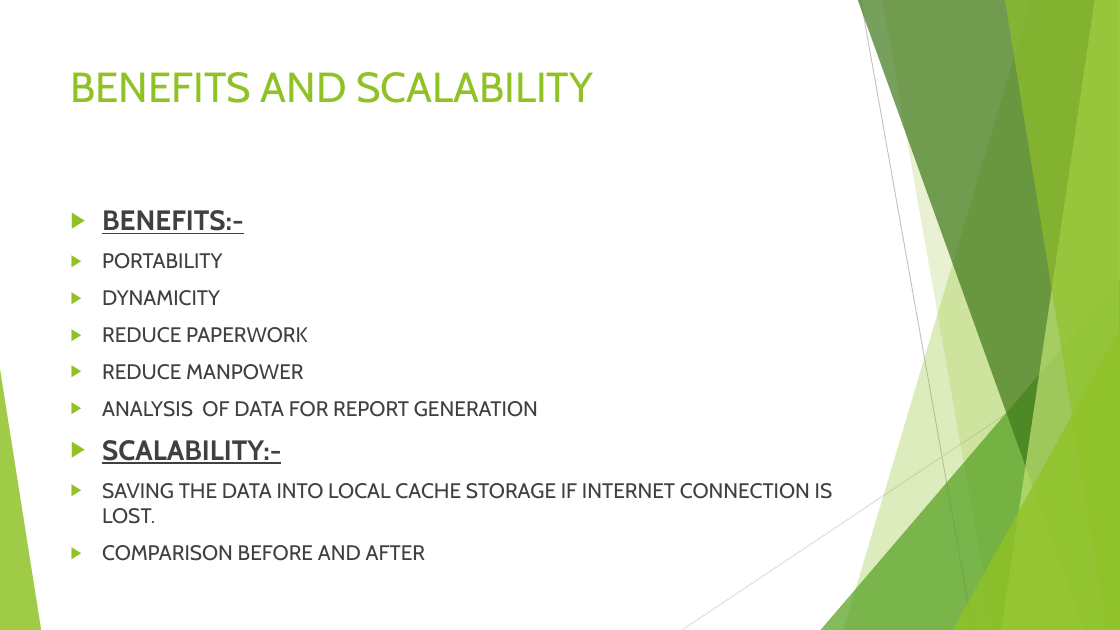
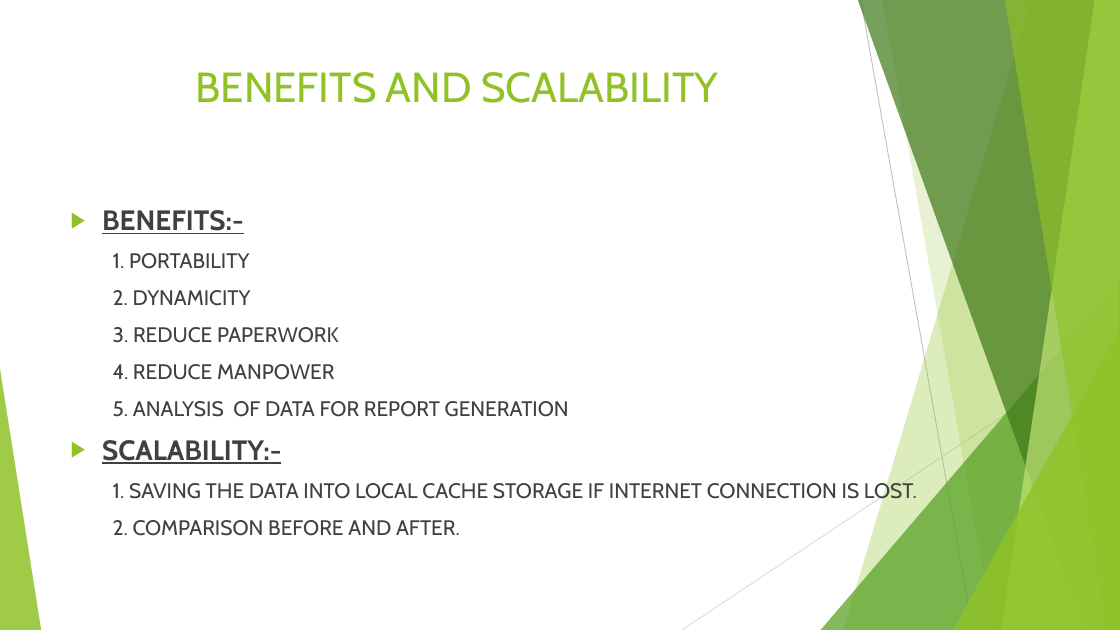
Before and after one commit to Bengaluru18/team-9, a slide deck: slide 4 of master.pptx. Drawn at 1120x630 pixels with LibreOffice and Linux fonts; fonts in the diff are those of the drawing. Boxes give left, top, right and bottom in pixels: in the first picture for what was removed or moved away, otherwise in the second. Text is boxed around its words. In the diff, an @@ line names an element or a change of style, - is before the commit and + after.

```diff
--- a/master.pptx
+++ b/master.pptx
@@ title "BENEFITS AND SCALABILITY" at [196, 72, 718, 103]: alignment left to centre @@
@@ text at [113, 253, 569, 417]: text changed @@
-▶ PORTABILITY
-▶ DYNAMICITY
-▶ REDUCE PAPERWORK
-▶ REDUCE MANPOWER
-▶ ANALYSIS OF DATA FOR REPORT GENERATION
+1. PORTABILITY
+2. DYNAMICITY
+3. REDUCE PAPERWORK
+4. REDUCE MANPOWER
+5. ANALYSIS OF DATA FOR REPORT GENERATION
@@ text at [113, 480, 917, 536]: text changed @@
-▶ SAVING THE DATA INTO LOCAL CACHE STORAGE IF INTERNET CONNECTION IS LOST.
-▶ COMPARISON BEFORE AND AFTER
+1. SAVING THE DATA INTO LOCAL CACHE STORAGE IF INTERNET CONNECTION IS LOST.
+2. COMPARISON BEFORE AND AFTER.
```
Also in this commit, not shown: 3 other slides changed, 1 slide added.
